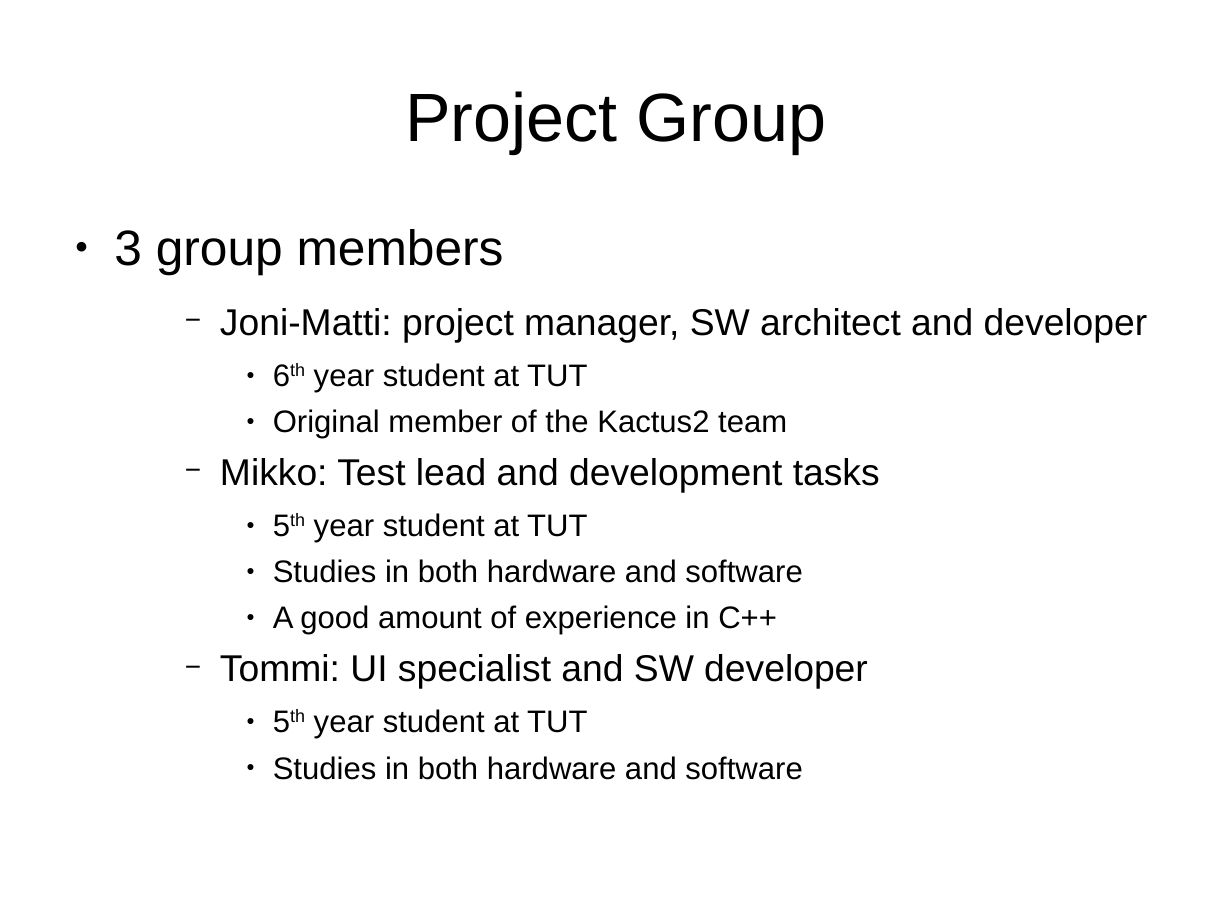
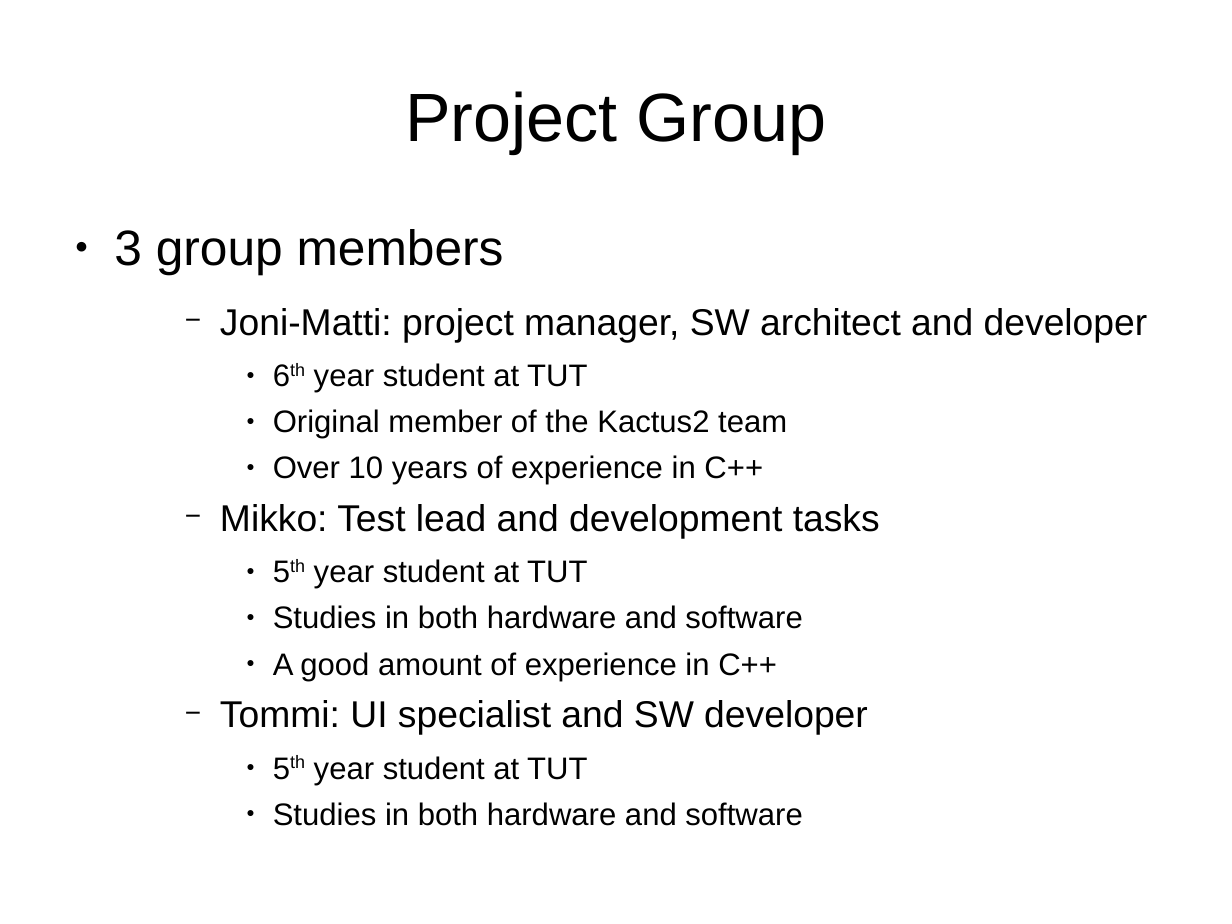
Before and after one commit to darwinbeing/kactus2all, a slide deck: slide 9 of Administrative/Project Plan Slides.odp (slide 8 before the commit). Drawn at 1232x924 pixels with LibreOffice and Linux fonts; fonts in the diff are those of the drawing. Boxes give left, top, right and bottom in pixels: in the first picture for what was removed or moved away, otherwise in the second. Text is boxed around its words. In the diff, an @@ line names an element or a change of style, - is before the commit and + after.

Commit message:
Updated the project plan slides.

```diff
--- a/Administrative/Project Plan Slides.odp
+++ b/Administrative/Project Plan Slides.odp
@@ text at (273, 455, 763, 485): paragraph added @@
+      ● Over 10 years of experience in C++
```
Also in this commit, not shown: 2 other slides changed, 2 slides added, 1 slide removed.
